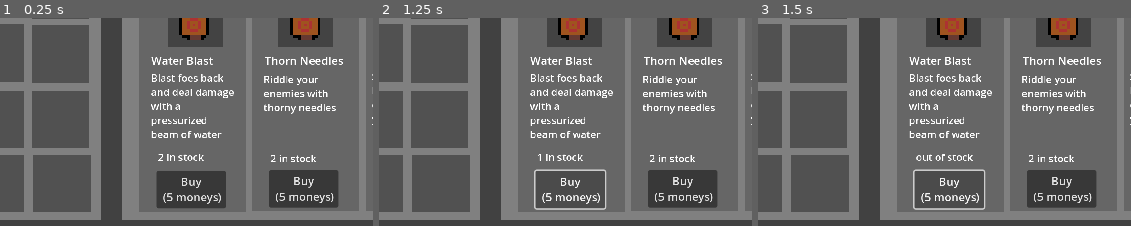
Above: before the commit, frames 1-3 (left to right).
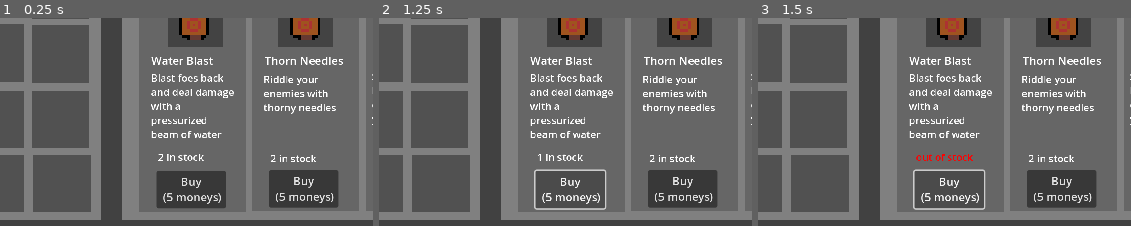
Above: after the commit, the same moments.

Repository: CoderXam/UntitledGameJame104
Game: Godot game, scene res://Scenes/shop/shop_scene.tscn
Same seed, same stepped clock (60 frames per second), same inputs: the game is played once before the commit and once after it.
Inputs:
- Up to frame 1 (0.25 s): no input
- Up to frame 2 (1.25 s): click "Buy (5 moneys)" at 0.5 s
- Up to frame 3 (1.5 s): click "Buy (5 moneys)" at 1.25 s
The pictures show only the part of the screen within x 16-66%, y 50-100%; the shares and areas given below are measured in that part.

Frames 1-2 are identical in both runs. In frame 3, 0.2% of the frame differs, in the area x 42-58%, y 65-69%.

Commit message:
out of stock is red

Diff:
--- a/Scenes/shop/shop_scene.gd
+++ b/Scenes/shop/shop_scene.gd
@@ -62,6 +62,7 @@
 		names[i].text = available[i].rune_name
 		desc[i].text = available[i].description
 		stock_text[i].text = str(stock[i]) +" in stock"
+		stock_text[i].add_theme_color_override("default_color", Color(1,1,1,1))
 		buttons[i].text = "Buy \n ("+str(available[i].price)+" moneys)"
 		images[i].texture = available[i].image
 
@@ -96,6 +97,7 @@
 			stock_text[x].text = str(stock[x]) +" in stock"
 		else:
 			stock_text[x].text = "out of stock"
+			stock_text[x].add_theme_color_override("default_color", Color(1,0,0,1))
 		print("pruchased " + rune.rune_name)
 
 	elif stock[x] == 0: # If out of stock
